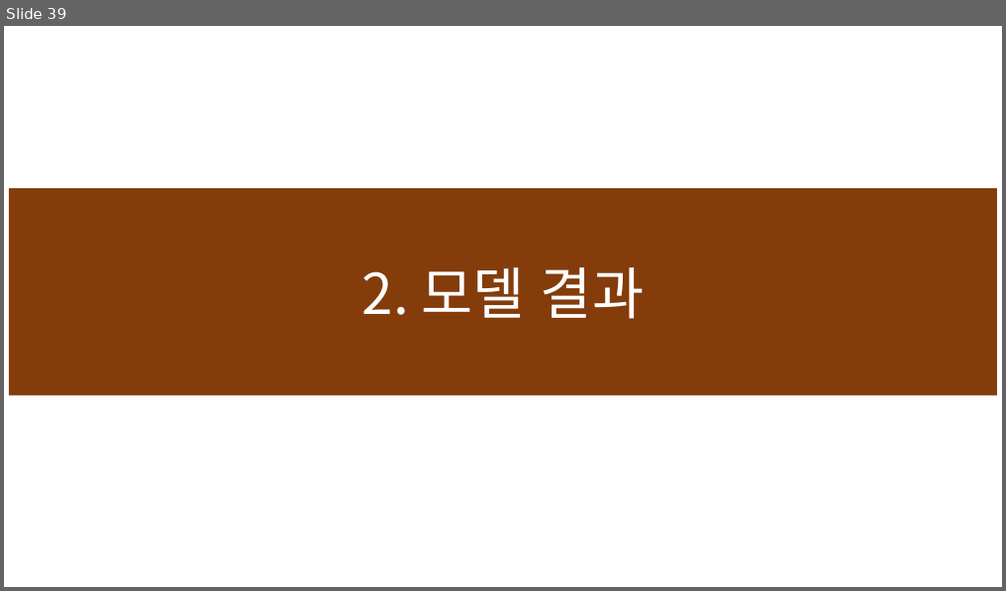
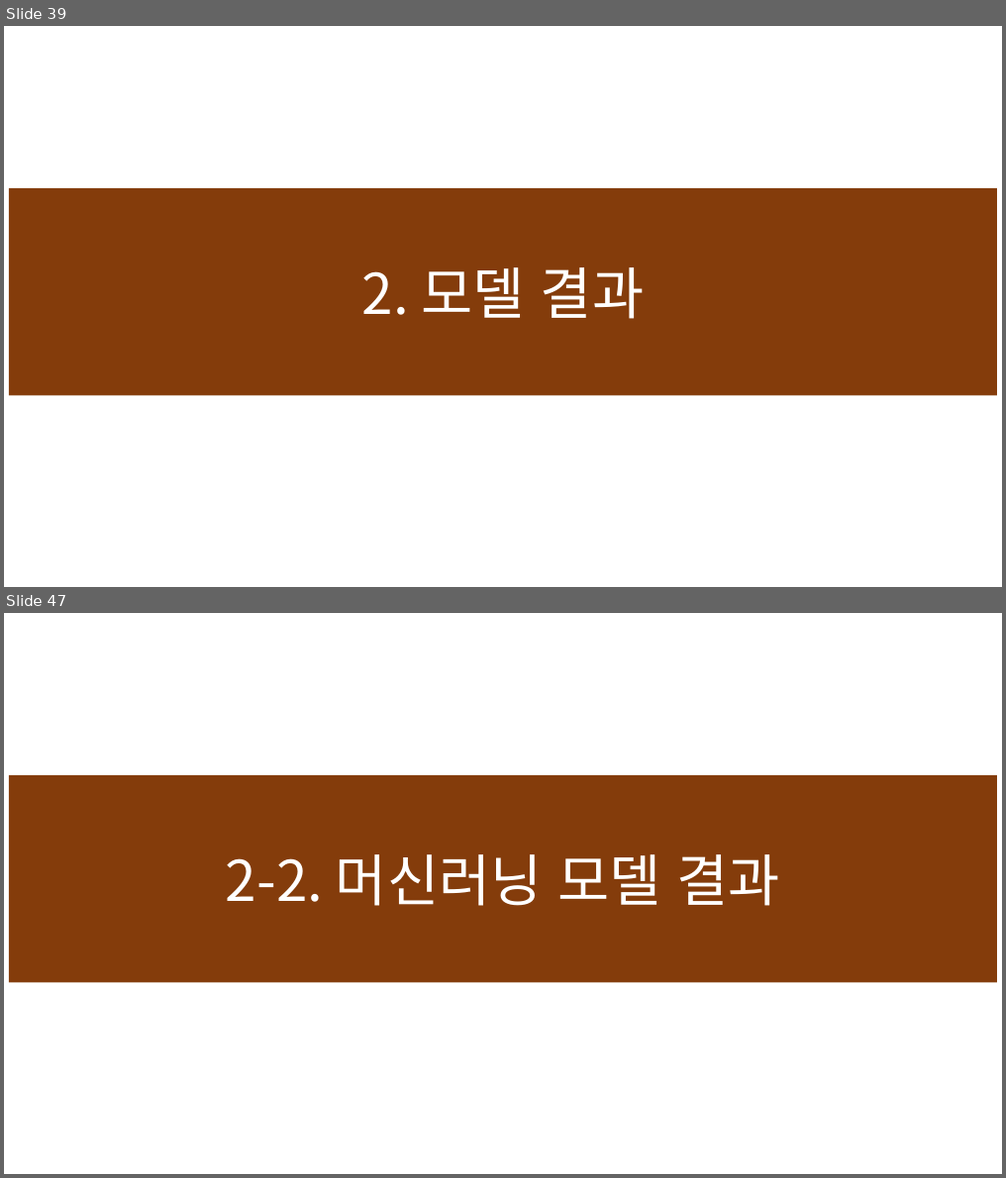
Before and after one commit to devna0111/FlowCast, a slide deck: presentation/Model 설명서.pptx. Shown one above the other, each under a label of ours: slide 39 before the commit, slides 39 and 47 after it; the slides between them are not shown. The pictures are 1006x591 and 1006x1178 pixels, drawn with LibreOffice and Linux fonts; fonts in the diff are those of the drawing. Boxes give left, top, right and bottom in pixels: in the first picture for what was removed or moved away, otherwise in the second. Text is boxed around its words. In the diff, an @@ line names an element or a change of style, - is before the commit and + after.

```diff
--- a/presentation/Model 설명서.pptx
+++ b/presentation/Model 설명서.pptx
@@ slide 47 added at [4,613,1002,1174], background #FFFFFF @@
@@ rectangle added at [9,775,997,983], fill #843C0B, 54 pt, text #FFFFFF @@
+2-2. 머신러닝 모델 결과
```
Also in this commit, not shown: 7 slides changed, 11 other slides added, 1 slide removed, 1 other file.
